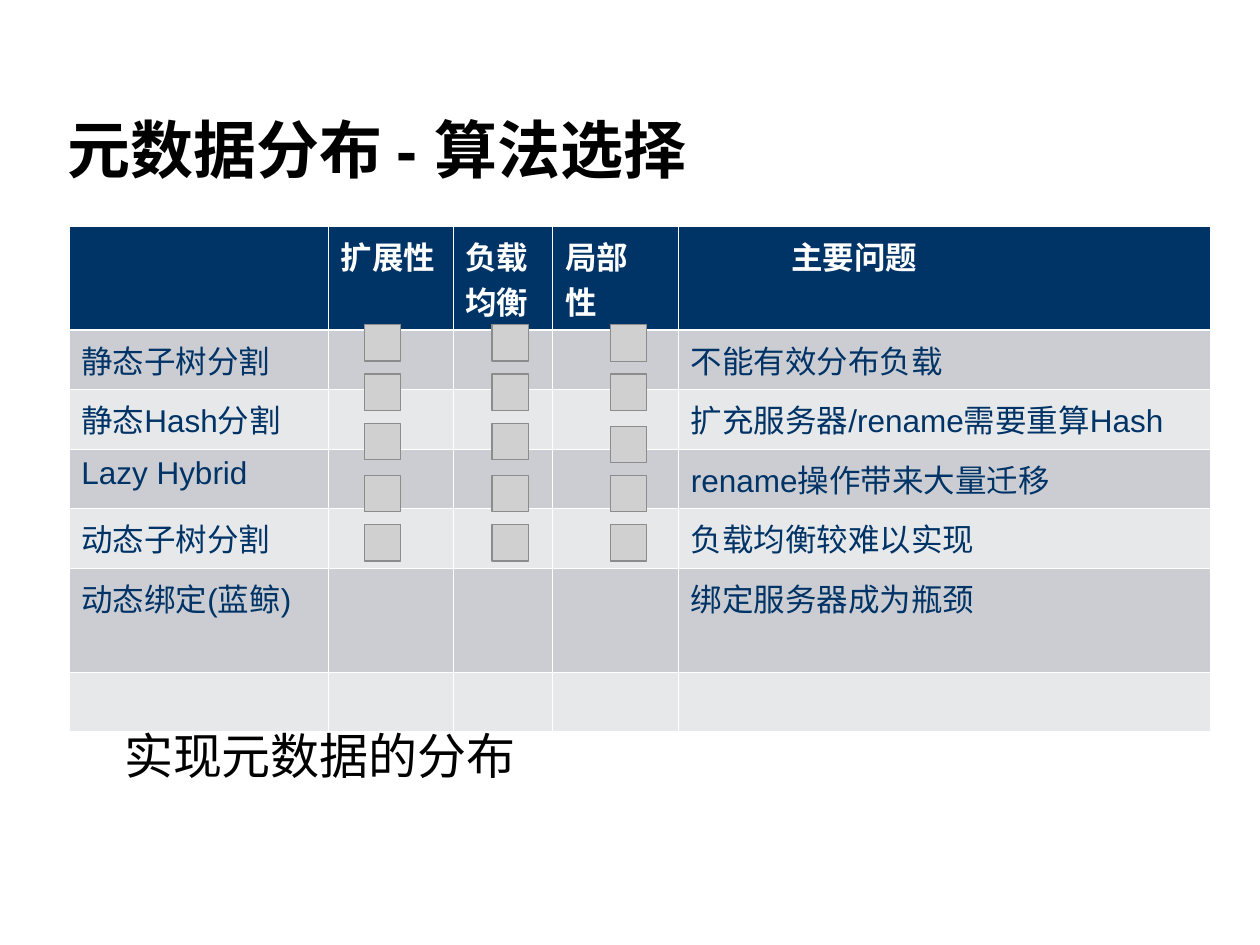
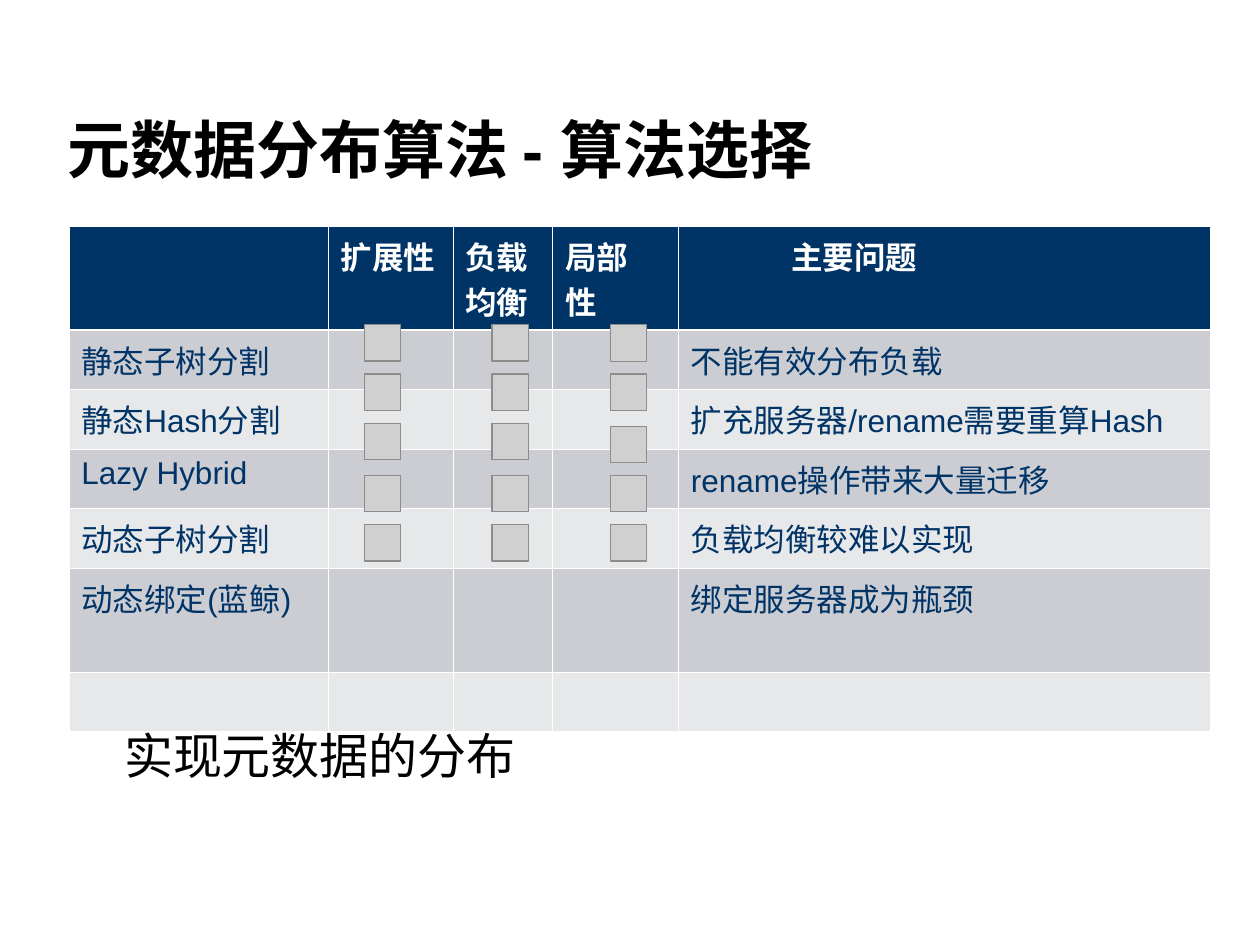
Before and after one commit to cheliequan/idning-paper, a slide deck: slide 13 of draft/答辩.ppt (slide 9 before the commit). Drawn at 1260x945 pixels with LibreOffice and Linux fonts; fonts in the diff are those of the drawing; grey boxes stand for pictures; background and template pictures are left out. Boxes give left, top, right and bottom in pixels: in the first picture for what was removed or moved away, otherwise in the second. Text is boxed around its words. In the diff, an @@ line names an element or a change of style, - is before the commit and + after.

```diff
--- a/draft/答辩.ppt
+++ b/draft/答辩.ppt
@@ title at bbox=[67, 119, 813, 179]: text changed @@
-元数据分布 - 算法选择
+元数据分布算法 - 算法选择
```
Also in this commit, not shown: 8 other slides changed, 5 slides added.
